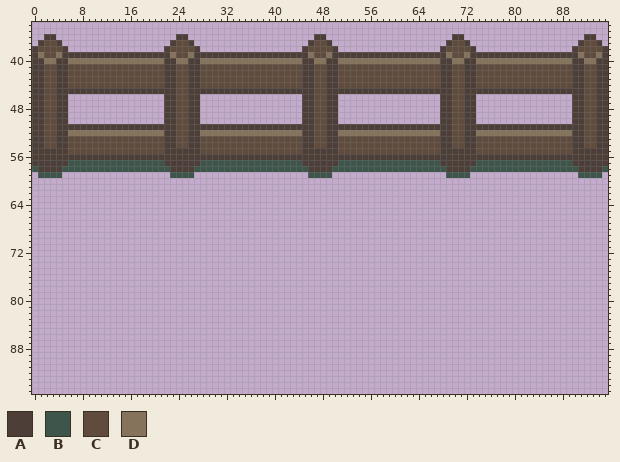
Two states of a pixel-art file, Keep The Fire Alive- VimJam3/Assets/Sprites/fence.aseprite. Above: the version before the commit.
96x96 pixels, 1 frame. Shown: x 0..95, y 34..95.
Visible layers, top first: "f1.3", "f1.2", "f1".
Palette (. is transparent): A #4d3f38  B #3e554c  C #604b3d  D #86735b
Pixels before (only the part around the change), first column x 27:
68 ...................................................
69 ...................................................
70 ...................................................
71 ...................................................
72 ...................................................
73 ...................................................
74 ...................................................
75 ...................................................
76 ...................................................
77 ...................................................
78 ...................................................
79 ...................................................
80 ...................................................
81 ...................................................
82 ...................................................
83 ...................................................
84 ...................................................
85 ...................................................
86 ...................................................
87 ...................................................
88 ...................................................
89 ...................................................
90 ...................................................
91 ...................................................
92 ...................................................
93 ...................................................
94 ...................................................
95 ...................................................
New version:
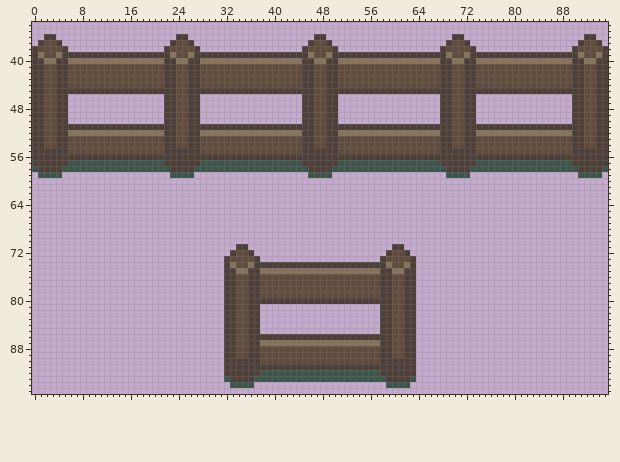
Changes in this commit:
layer "Layer 1" added
Layer "Layer 1":
Colour A now appears in row 71 at x 34 to 35 and 60 to 61; in row 72 at x 33, 36, 59 and 62; in row 73 at x 32, 37, 58 and 63; in row 74 at x 32, 37 to 58 and 63; in rows 75 to 79 at x 32 to 33, 36 to 37, 58 to 59 and 62 to 63; in row 80 at x 32 to 33, 36 to 59 and 62 to 63.
Colour A now appears in rows 81 to 85 at x 32 to 33, 36 to 37, 58 to 59 and 62 to 63; in row 86 at x 32 to 33, 36 to 59 and 62 to 63; in rows 87 to 89 at x 32 to 33, 36 to 37, 58 to 59 and 62 to 63; in row 90 at x 32 to 37 and 58 to 63; in row 91 at x 32 to 63; in row 92 at x 32 to 37 and 58 to 63.
Colour A now appears in row 93 at x 33 to 36 and 59 to 62.
Colour B now appears in row 92 at x 38 to 57; in row 93 at x 32, 37 to 58 and 63; in row 94 at x 33 to 36 and 59 to 62.
Colour C now appears in row 72 at x 34 to 35 and 60 to 61; in row 73 at x 33 to 36 and 59 to 62; in row 74 at x 34 to 35 and 60 to 61; in rows 76 to 79 at x 34 to 35, 38 to 57 and 60 to 61; in rows 80 to 87 at x 34 to 35 and 60 to 61; in rows 88 to 89 at x 34 to 35, 38 to 57 and 60 to 61.
Colour C now appears in row 90 at x 38 to 57.
Colour D now appears in row 74 at x 33, 36, 59 and 62; in row 75 at x 34 to 35, 38 to 57 and 60 to 61; in row 87 at x 38 to 57.
Changed places in both pictures, as pixel boxes (x1, y1, x2, y2):
added: (224, 244, 416, 388)
